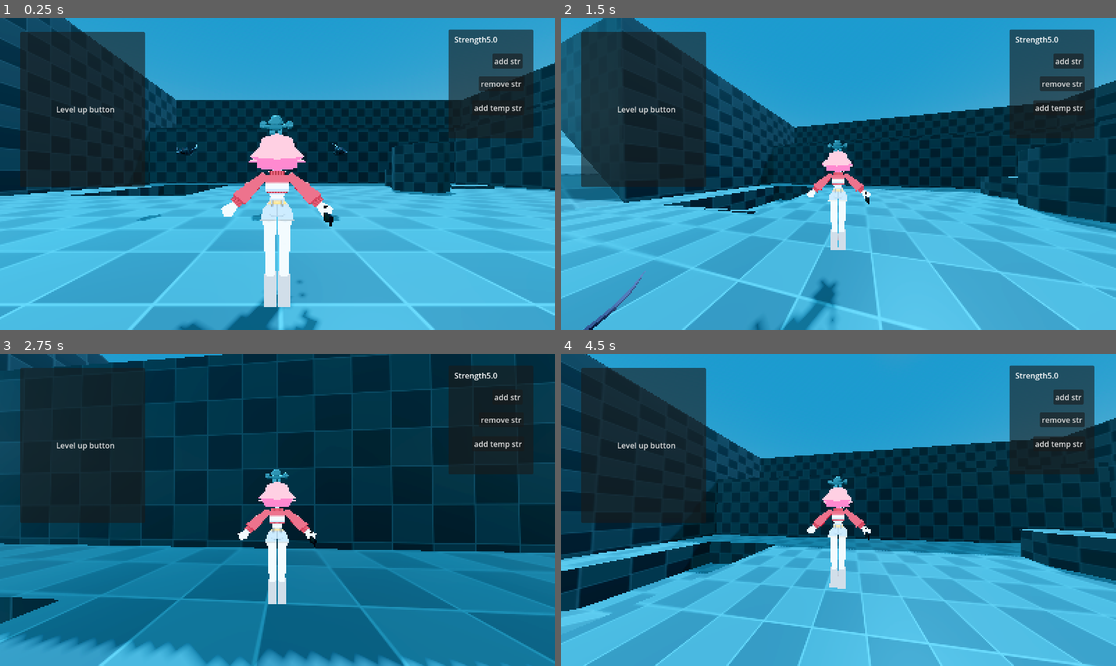
Above: before the commit, frames 1-4 (two rows, left to right).
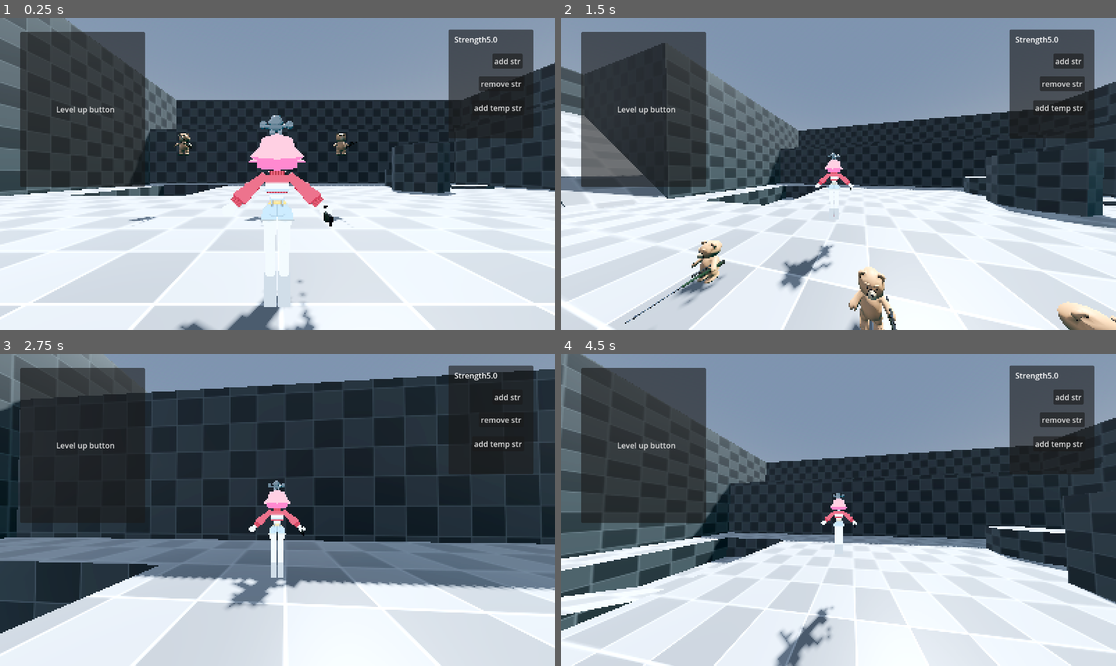
Above: after the commit, the same moments.

Repository: N1cePanda/ProjectSLP
Game: Godot game, scene res://scenes/Testingplayer.tscn
Two runs of this game, one before a commit and one after it. Both use one fixed random seed, a clock stepped at 60 frames per second and the inputs below.
Inputs (mouse positions are in pixels of both pictures, inside the frame that each line leads up to):
- Up to frame 1 (0.25 s): no input
- Up to frame 2 (1.5 s): tap Enter (ui_accept) at 0.5, 0.77 s; move the mouse to (866, 174) at 0.52 s; hold Shift (Sprint) 0.53-1.28 s; hold Up (ui_up) from 0.53 s (still down); click (866, 174) at 0.67 s; move the mouse to (810, 174) at 1.27 s; tap Alt (dash) at 1.35 s
- Up to frame 3 (2.75 s): keep holding Up (ui_up); tap Enter (ui_accept) at 1.52 s; move the mouse to (288, 503) at 2.02 s; hold Shift (Sprint) from 2.03 s (still down)
- Up to frame 4 (4.5 s): keep holding Up (ui_up); move the mouse to (832, 516) at 2.77 s; release Shift (Sprint) at 2.78 s; tap Alt (dash) at 2.85, 4.35 s; click (832, 516) at 2.92 s; tap Enter (ui_accept) at 3.02, 3.77 s; move the mouse to (877, 513) at 3.52 s; hold Shift (Sprint) 3.53-4.28 s; move the mouse to (794, 506) at 4.27 s

The runs differ from the first frame. In frame 1, 88% of the frame differs, in the area x 0-100%, y 0-100%; in frame 2, 90%; in frame 3, 81%; in frame 4, 92%.

Commit message:
Camera change also ted from hit move franchise TED by seth mcfarland creator of popular shows like american dad and family guy
title

Diff:
--- /dev/null
+++ b/Shaders/Blackhole_shader.gdshader
@@ -0,0 +1,175 @@
+shader_type spatial;
+render_mode unshaded;
+
+uniform float radius;
+uniform sampler2D noise : filter_nearest;
+uniform sampler2D SCREEN_TEXTURE : hint_screen_texture, filter_linear_mipmap;
+
+uniform float spin : hint_range(0.0, 1.0) = 0.4;
+uniform float shadow_asymmetry : hint_range(0.0, 1.0) = 0.5;
+uniform float shadow_oblateness : hint_range(0.0, 1.0) = 0.5;
+uniform float frame_drag_strength : hint_range(0.0, 1.0) = 0.5;
+uniform float doppler_beaming = 0.5;
+uniform float warp_falloff : hint_range(0.5, 8.0) = 2.5;
+uniform float warp_strength : hint_range(0.0, 2.0) = 1.0;
+uniform float warp_inner_edge : hint_range(0.0, 0.9) = 0.3;
+
+uniform vec3 color_core : source_color = vec3(0.88, 0.96, 1.00);
+uniform float brightness_core : hint_range(0.0, 40.0) = 22.0;
+uniform vec3 color_hot : source_color = vec3(0.20, 0.60, 1.00);
+uniform float brightness_hot : hint_range(0.0, 20.0) = 10.0;
+uniform vec3 color_mid : source_color = vec3(0.05, 0.35, 1.00);
+uniform float brightness_mid : hint_range(0.0, 15.0) = 6.5;
+uniform vec3 color_cool : source_color = vec3(0.10, 0.45, 0.95);
+uniform float brightness_cool : hint_range(0.0, 10.0) = 4.0;
+uniform vec3 color_outer : source_color = vec3(0.95, 0.55, 0.15);
+uniform float brightness_outer : hint_range(0.0, 10.0) = 2.2;
+uniform vec3 color_edge : source_color = vec3(0.7, 0.08, 0.02);
+uniform float brightness_edge : hint_range(0.0, 5.0) = 1.1;
+
+uniform float gradient_stop0 : hint_range(0.0, 1.0) = 0.08;
+uniform float gradient_stop1 : hint_range(0.0, 1.0) = 0.25;
+uniform float gradient_stop2 : hint_range(0.0, 1.0) = 0.55;
+uniform float gradient_stop3 : hint_range(0.0, 1.0) = 0.80;
+uniform float color_saturation : hint_range(0.0, 3.0) = 1.5;
+
+uniform float grav_redshift_strength : hint_range(0.0, 2.0) = 0.85;
+uniform float turbulence_strength : hint_range(0.0, 1.0) = 0.28;
+uniform float turbulence_scale : hint_range(0.5, 8.0) = 2.5;
+uniform float turbulence_speed : hint_range(0.0, 2.0) = 0.35;
+uniform float density_heat_strength : hint_range(0.0, 1.0) = 0.55;
+uniform float density_heat_power : hint_range(0.1, 1.0) = 0.3;
+
+uniform float rs : hint_range(0.1, 3.0) = 0.7;
+
+#define MAX_STEPS 200
+#define fade 0.15
+#define R 7.0
+#define R0 1.75
+#define R_INV 0.18868
+#define SPIN_AXIS vec3(0.0, 1.0, 0.0)
+#define HALF_INV_PI 0.15915494
+#define LOG_STEP_SCALE 1.5
+
+float accretion_density(float l, float ang, float y) {
+    float n = texture(noise, vec2(HALF_INV_PI * ang + TIME * 0.2, log(l) * LOG_STEP_SCALE)).r;
+    float upper = max(1.0 - l / R, 0.0);
+    float lower = clamp((l - R0) / fade + 1.0, 0.0, 1.0);
+    float d0 = pow(upper * lower, 1.5);
+    float n_boost = n + max(0.0, n - 0.65) * 1.5;
+    return d0 * exp(-y * y * 400.0) * 13.0 * n_boost;
+}
+
+vec3 temperature_color(float l, float r, float d, float ang) {
+    float turb_x = HALF_INV_PI * ang + TIME * turbulence_speed;
+    float turb_y = log(max(l, 0.01)) * turbulence_scale;
+    float n1 = texture(noise, vec2(turb_x * 0.7 + 0.3, turb_y * 0.5)).r;
+    float n2 = texture(noise, vec2(turb_x * 1.3 + 0.6, turb_y * 1.1 + 0.4)).r;
+    float t = clamp((l - R0) * R_INV + (n1 * 0.6 + n2 * 0.4 - 0.5) * turbulence_strength, 0.0, 1.0);
+
+    vec3 c0 = color_core  * brightness_core;
+    vec3 c1 = color_hot   * brightness_hot;
+    vec3 c2 = color_mid   * brightness_mid;
+    vec3 c3 = color_cool  * brightness_cool;
+    vec3 c4 = color_outer * brightness_outer;
+    vec3 c5 = color_edge  * brightness_edge;
+
+    float s0 = gradient_stop0;
+    float s1 = gradient_stop1;
+    float s2 = gradient_stop2;
+    float s3 = gradient_stop3;
+
+    float inv_s0    = 1.0 / max(s0, 0.001);
+    float inv_s1_s0 = 1.0 / max(s1 - s0, 0.001);
+    float inv_s2_s1 = 1.0 / max(s2 - s1, 0.001);
+    float inv_s3_s2 = 1.0 / max(s3 - s2, 0.001);
+    float inv_1_s3  = 1.0 / max(1.0 - s3, 0.001);
+
+    vec3 col = t < s0 ? mix(c0, c1, t * inv_s0) :
+               t < s1 ? mix(c1, c2, (t - s0) * inv_s1_s0) :
+               t < s2 ? mix(c2, c3, (t - s1) * inv_s2_s1) :
+               t < s3 ? mix(c3, c4, (t - s2) * inv_s3_s2) :
+                        mix(c4, c5, (t - s3) * inv_1_s3);
+
+    col *= 1.0 + density_heat_strength * pow(clamp(d * 0.125, 0.0, 1.0), density_heat_power);
+
+    float redshift_t = 1.0 - 1.0 / (1.0 + grav_redshift_strength * rs / (2.0 * max(r, rs * 0.6)));
+    col *= vec3(1.0 + redshift_t * 0.9, 1.0 - redshift_t * 0.4, 1.0 - redshift_t * 0.8);
+
+    float lum = dot(col, vec3(0.2126, 0.7152, 0.0722));
+    return mix(vec3(lum), col, color_saturation);
+}
+
+void fragment() {
+    mat4 inv_view_model = inverse(MODEL_MATRIX) * INV_VIEW_MATRIX;
+    vec3 campos  = (inv_view_model * vec4(0.0, 0.0, 0.0, 1.0)).xyz;
+    vec3 ld      = -normalize((inv_view_model * vec4(VIEW, 0.0)).xyz);
+    vec3 ld_orig = ld;
+    vec3 lp      = (inv_view_model * vec4(VERTEX, 1.0)).xyz;
+    vec3 cam_dir = normalize(campos);
+
+    vec3  normal_local = normalize((inv_view_model * vec4(NORMAL, 0.0)).xyz);
+    float face_amount  = clamp(dot(normal_local, normalize(campos - lp)), 0.0, 1.0);
+    float warp_weight  = pow(face_amount, warp_falloff) * smoothstep(0.0, warp_inner_edge, face_amount);
+
+    vec3  prograde       = normalize(cross(SPIN_AXIS, cam_dir));
+    float spin_rs        = spin * rs;
+    float rs_oblate_base = rs * (1.0 - spin * shadow_oblateness * 0.12);
+    float spin_asym_factor = spin * shadow_asymmetry * 0.18;
+    float spin_oblate_rs   = spin * shadow_oblateness * 0.12 * rs;
+    float frame_drag_fac   = frame_drag_strength * spin_rs;
+
+    bool  in_bounds = false, prev_in_bounds = false;
+    float step_size = 0.05;
+    float T = 1.0;
+    vec3  L = vec3(0.0);
+
+    for (int i = 0; i < MAX_STEPS; i++) {
+        step_size *= 1.005;
+        lp += ld * step_size;
+
+        float r    = length(lp);
+        float r2   = r * r;
+        float l    = length(lp.xz);
+        vec3  lp_n = lp / r;
+
+        float ld_dot   = dot(lp_n, ld);
+        float r_clamp  = clamp(2.0 - 0.5 * r, 0.0, 1.0);
+        float r_clamp2 = r_clamp * r_clamp;
+        float r2r2     = r2 * r2;
+
+        vec3 la = (-1.5 * rs * pow(1.0 + ld_dot, 3.0) * r_clamp2 / r2r2) * lp;
+
+        float r_max  = max(r, rs);
+        float r2_max = max(r2, rs * rs);
+        vec3  frame_drag = frame_drag_fac * cross(SPIN_AXIS, lp) / (r_max * r2_max);
+
+        ld = normalize(ld + (la + frame_drag) * step_size);
+
+        float ang = atan(lp.z, lp.x);
+        float d   = accretion_density(l, ang, lp.y);
+
+        float polar_proj   = lp_n.y;
+        float effective_rs = rs_oblate_base * (1.0 + spin_asym_factor * dot(lp_n, prograde))
+                           + spin_oblate_rs * polar_proj * polar_proj;
+
+        float shadow_term = 10.0 * clamp((effective_rs - r) * 2.0 + 1.0, 0.0, 1.0);
+        T *= exp(-(d + shadow_term) * step_size);
+
+        float beta    = clamp(sqrt(rs / max(l, rs)) * 0.7, 0.0, 0.85) * doppler_beaming;
+        vec3  tang_dir = vec3(-lp.z, 0.0, lp.x) / max(l, 0.0001);
+        float beaming  = pow(max(1.0 + beta * dot(tang_dir, -cam_dir), 0.01), 4.0);
+
+        L += T * d * temperature_color(l, r, d, ang) * beaming * step_size;
+
+        in_bounds = r < radius;
+        if (T <= 0.005 || (!in_bounds && prev_in_bounds)) break;
+        prev_in_bounds = in_bounds;
+    }
+
+    vec2 deflection = ((INV_VIEW_MATRIX * vec4(ld, 0.0)).xyz
+                     - (INV_VIEW_MATRIX * vec4(ld_orig, 0.0)).xyz).xy * 0.5;
+    vec2 final_uv   = clamp(SCREEN_UV + deflection * warp_weight * warp_strength,
+                            vec2(0.001), vec2(0.999));
+    ALBEDO = L + T * texture(SCREEN_TEXTURE, final_uv).rgb;
+}
--- a/scenes/Enemy_Rat1.tscn
+++ b/scenes/Enemy_Rat1.tscn
@@ -1,20 +1,23 @@
 [gd_scene format=3 uid="uid://dxr55t50l08l5"]
 
-[ext_resource type="PackedScene" uid="uid://cci8q6ic0m58" path="res://Characters/blackrat.glb" id="1_bysqj"]
-[ext_resource type="Script" uid="uid://wyaybyg32gq8" path="res://scenes/enemy_rat_1.gd" id="1_usvoc"]
+[ext_resource type="Script" uid="uid://wyaybyg32gq8" path="res://scripts/enemy_rat_1.gd" id="1_usvoc"]
+[ext_resource type="PackedScene" uid="uid://bj7sqvqw6rb10" path="res://assets/TED.glb" id="2_vxxw2"]
+[ext_resource type="PackedScene" uid="uid://cg4irvt55rnp5" path="res://assets/awp.glb" id="3_sm1f3"]
 
 [sub_resource type="CapsuleShape3D" id="CapsuleShape3D_usvoc"]
 
-[node name="Enemy_Rat1" type="CharacterBody3D" unique_id=986618706]
+[node name="Enemy_Ted" type="CharacterBody3D" unique_id=986618706]
 script = ExtResource("1_usvoc")
 
-[node name="blackrat" parent="." unique_id=1799390781 instance=ExtResource("1_bysqj")]
-transform = Transform3D(-0.40673667, 0, -0.91354537, 0, 1, 0, 0.91354537, 0, -0.40673667, 0.045, 0.175, -0.37)
-
 [node name="CollisionShape3D" type="CollisionShape3D" parent="." unique_id=1714454233]
-transform = Transform3D(-0.49992386, 0.008726229, -3.8143558e-10, 0, -2.1855694e-08, -0.5, -0.008726229, -0.49992386, 2.1852365e-08, 0, 0.21344082, 0)
+transform = Transform3D(0.5, 0, 0, 0, 0.5, 0, 0, 0, 0.5, 0, 0.47108132, 0)
 shape = SubResource("CapsuleShape3D_usvoc")
 
 [node name="MeshInstance3D" type="MeshInstance3D" parent="." unique_id=1025397948]
 
 [node name="NavigationAgent3D" type="NavigationAgent3D" parent="." unique_id=1755930618]
+
+[node name="TED" parent="." unique_id=1500658456 instance=ExtResource("2_vxxw2")]
+
+[node name="awp2" parent="TED" unique_id=1319527417 instance=ExtResource("3_sm1f3")]
+transform = Transform3D(0.016283225, 0, -0.99986744, 0, 1, 0, 0.99986744, 0, 0.016283225, 0.2689593, 0.33641082, 0.25030318)
--- a/scenes/Testingplayer.tscn
+++ b/scenes/Testingplayer.tscn
@@ -1,7 +1,7 @@
 [gd_scene format=3 uid="uid://btcxwflgijxcs"]
 
 [ext_resource type="PackedScene" uid="uid://cyunx67y1e65l" path="res://scenes/origin_player_character.tscn" id="1_i628j"]
-[ext_resource type="Script" uid="uid://cobegoa7n06em" path="res://scenes/MainSceneScript.gd" id="1_rwdyr"]
+[ext_resource type="Script" uid="uid://cobegoa7n06em" path="res://scripts/MainSceneScript.gd" id="1_rwdyr"]
 [ext_resource type="PackedScene" uid="uid://bth7uf60kr0h6" path="res://assets/test_level.glb" id="2_njwf3"]
 [ext_resource type="PackedScene" uid="uid://busnggvtmchcu" path="res://Characters/rocky.glb" id="3_k8fkl"]
 [ext_resource type="PackedScene" uid="uid://378en1inxps6" path="res://Characters/Chicken.glb" id="4_4kj4c"]
@@ -10,8 +10,6 @@
 [ext_resource type="PackedScene" uid="uid://dc2fxcwh5hdub" path="res://scenes/StatButtons.tscn" id="8_hfd4t"]
 
 [sub_resource type="ProceduralSkyMaterial" id="ProceduralSkyMaterial_njwf3"]
-sky_top_color = Color(0.126802, 0.4773122, 0.6869086, 1)
-sky_horizon_color = Color(0.5187609, 0.6525264, 0.71470654, 1)
 ground_bottom_color = Color(0.0142025305, 0.19875404, 0.23787838, 1)
 ground_horizon_color = Color(0.5187609, 0.6525264, 0.71470654, 1)
 
@@ -32,9 +30,9 @@
 script = ExtResource("1_rwdyr")
 
 [node name="DirectionalLight3D" type="DirectionalLight3D" parent="." unique_id=378670467]
-transform = Transform3D(-0.8660254, -0.43301278, 0.25, 0, 0.49999997, 0.86602545, -0.50000006, 0.75, -0.43301266, 0, 15.058979, 0)
-light_color = Color(0.30797365, 0.44707942, 0.5774784, 1)
+transform = Transform3D(-0.8660254, -0.43301278, 0.25, 0, 0.49999997, 0.86602545, -0.50000006, 0.75, -0.43301266, 0, 15.058979, 1.6848943)
 shadow_enabled = true
+sky_mode = 1
 
 [node name="WorldEnvironment" type="WorldEnvironment" parent="." unique_id=1243940311]
 environment = SubResource("Environment_4kj4c")
@@ -57,6 +55,7 @@
 navigation_mesh = SubResource("NavigationMesh_rwdyr")
 
 [node name="test_level" parent="NavigationRegion3D" unique_id=1537063152 instance=ExtResource("2_njwf3")]
+transform = Transform3D(1, 0, 0, 0, 1, 0, 0, 0, 1, 0.004865408, 0.014550209, -0.0051310062)
 
 [node name="Chicken" parent="." unique_id=1805370948 instance=ExtResource("4_4kj4c")]
 transform = Transform3D(0.9211854, -0.38912395, 0, 0.38912395, 0.9211854, 0, 0, 0, 1, 158.53598, -56.964508, 3.0898666)
--- a/scripts/camera_rig.gd
+++ b/scripts/camera_rig.gd
@@ -44,4 +44,5 @@
 		Input.mouse_mode = Input.MOUSE_MODE_CAPTURED
 
 func _physics_process(delta: float) -> void:
-	position = player.position + Vector3(0, camera_rig_height, 0)
+	var target_pos := player.position + Vector3(0, camera_rig_height, 0)
+	position = position.lerp(target_pos, 10.0 * delta)
Not shown, added: Shaders/Blackhole_shader.gdshader.uid
Not shown, added: assets/Robbert.obj
Not shown, added: assets/Robbert.obj.import
Binary file added: assets/TED.glb
Not shown, added: assets/TED.glb.import
Binary file added: assets/TED_npc_custom_ted_col.png
Not shown, added: assets/TED_npc_custom_ted_col.png.import
